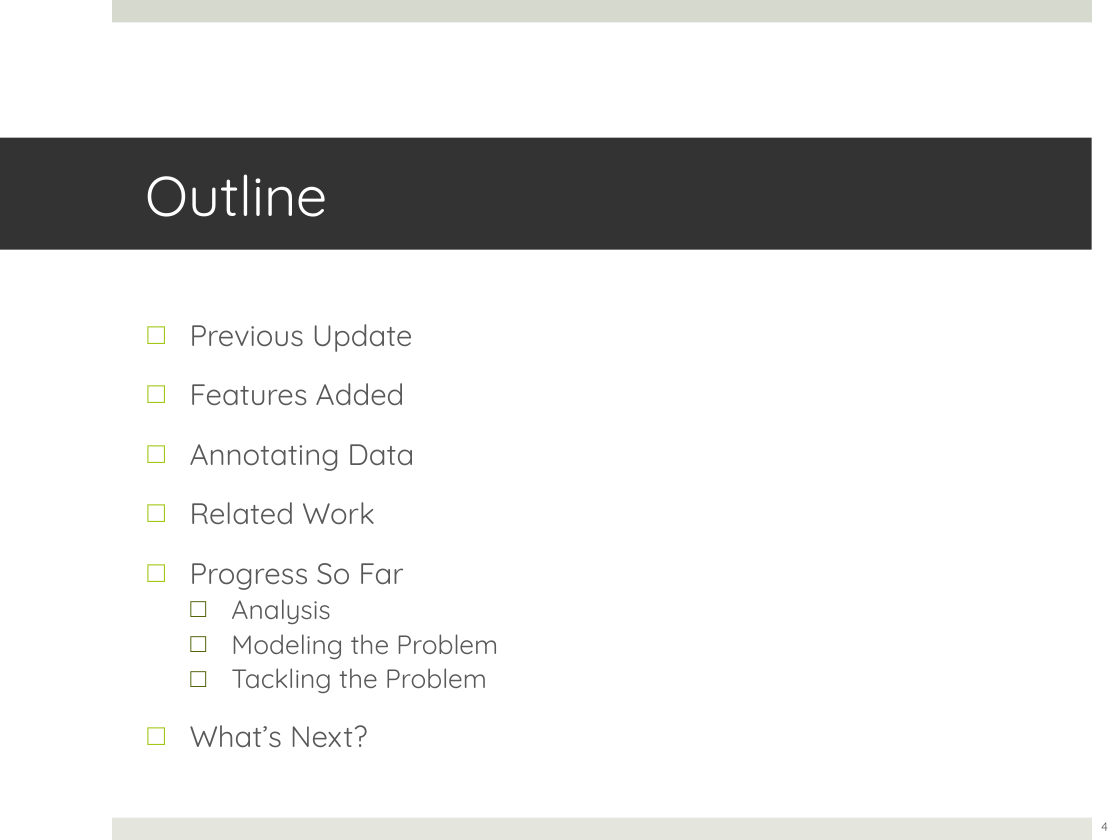
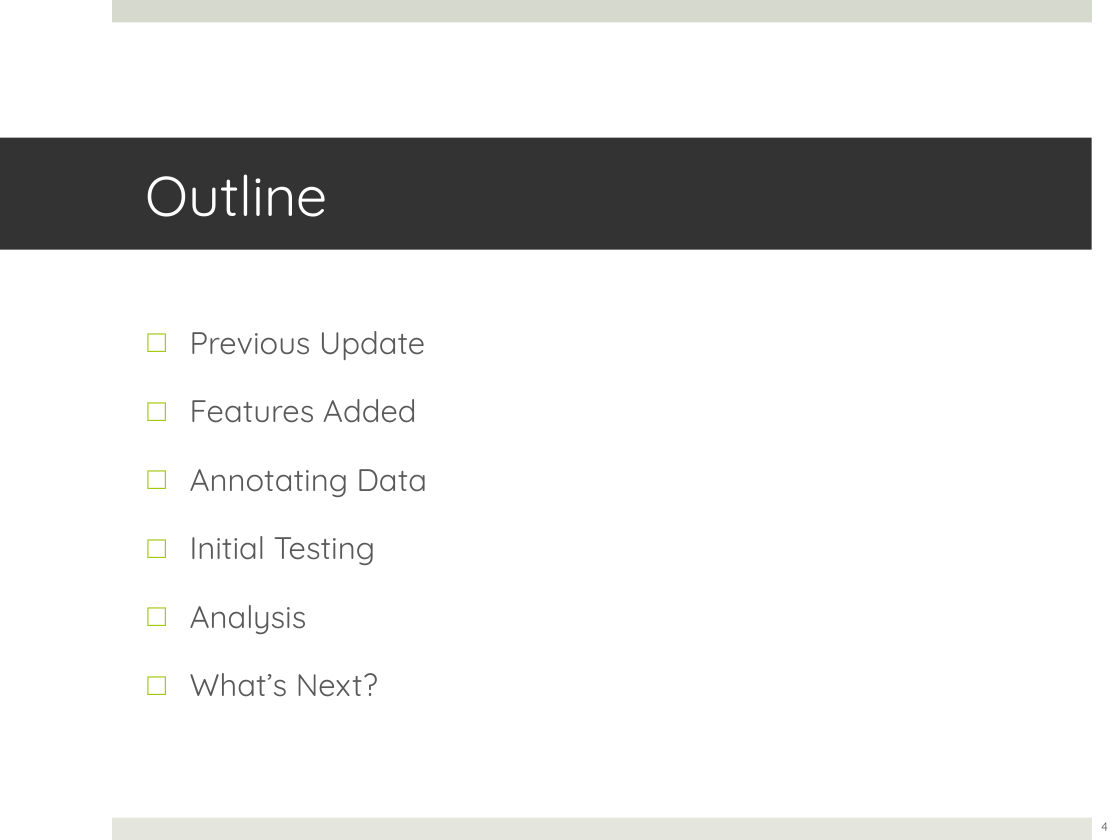
Before and after one commit to lwheng/fyp, a slide deck: slide 4 of presentation/fypupdate-2012-09-28.ppt. Drawn at 1120x840 pixels with LibreOffice and Linux fonts; fonts in the diff are those of the drawing. Boxes give left, top, right and bottom in pixels: in the first picture for what was removed or moved away, otherwise in the second. Text is boxed around its words. In the diff, an @@ line names an element or a change of style, - is before the commit and + after.

```diff
--- a/presentation/fypupdate-2012-09-28.ppt
+++ b/presentation/fypupdate-2012-09-28.ppt
@@ text at <box>190,331,427,697</box>: size 19 to 20 pt in "Previous Update", "Features Added", "Annotating Data", "What’s Next?"; size 17 to 20 pt in "Analysis"; line spacing 0.8 to 1; list level 2 to 1 in "Analysis"; bullet colour #51640B to #A2C816 @@
@@ text at <box>190,536,376,565</box>: text changed; size 19 to 20 pt @@
-□ Related Work
-□ Progress So Far
+□ Initial Testing
@@ text at <box>231,634,498,694</box>: paragraphs removed @@
-  □ Modeling the Problem
-  □ Tackling the Problem
```
Also in this commit, not shown: 5 other slides changed, 2 slides added, 5 other files.
